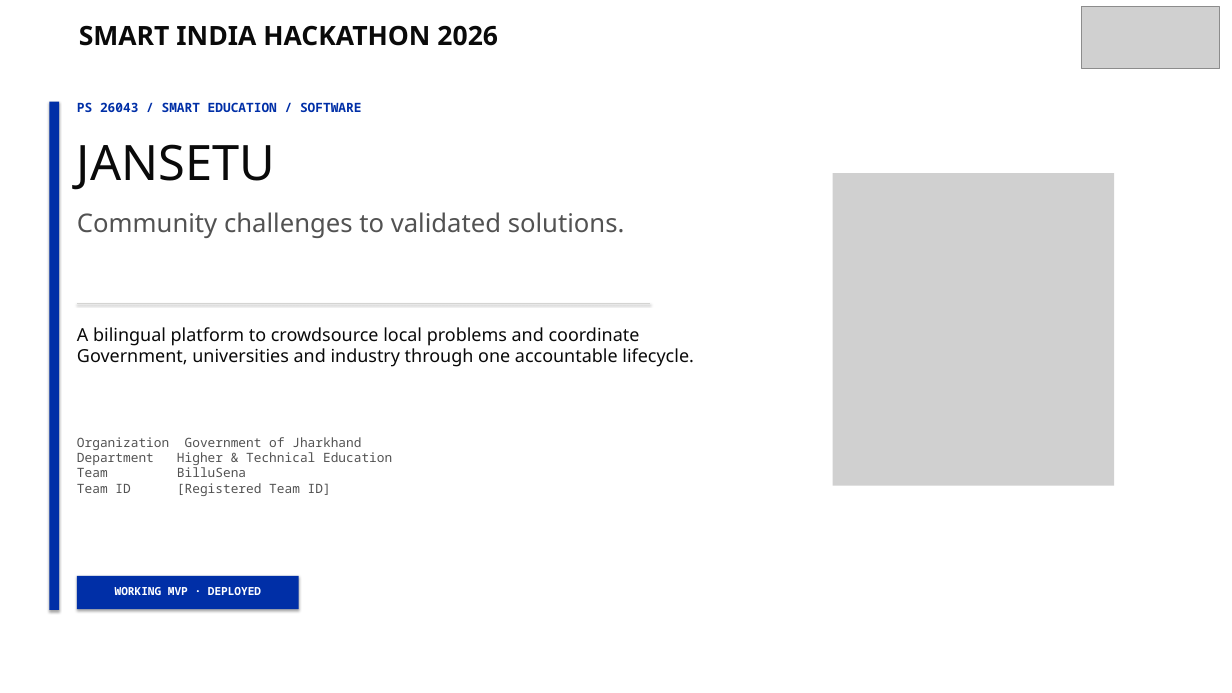
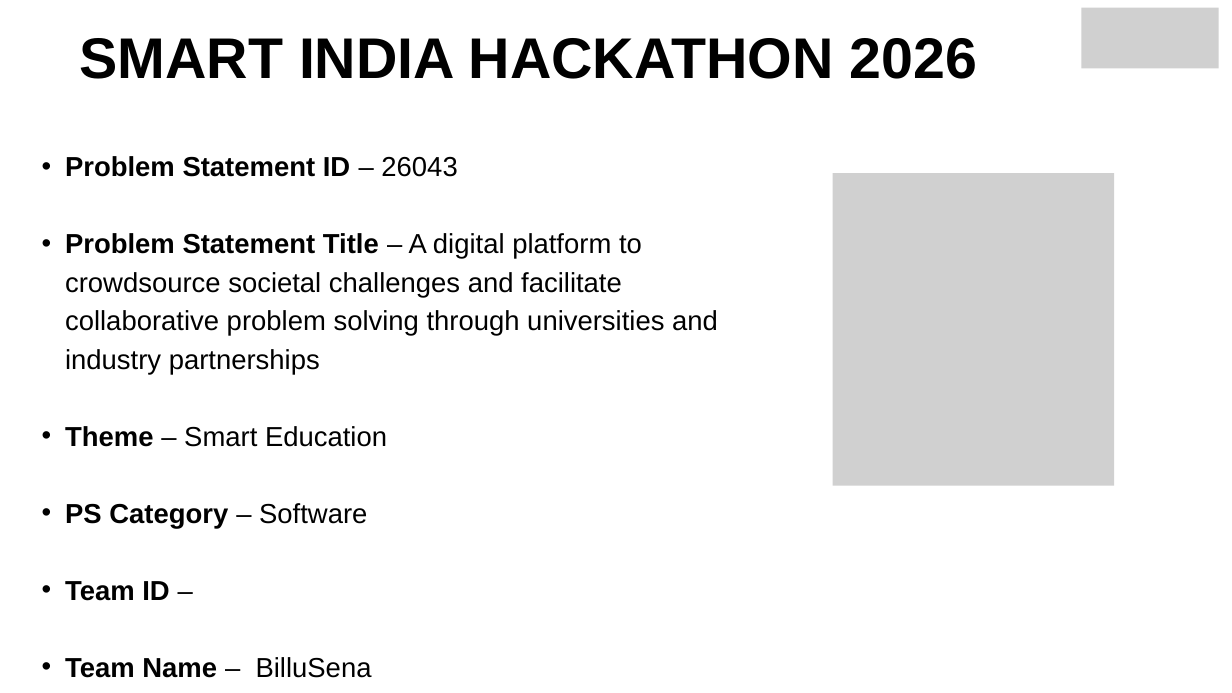
Before and after one commit to kdxgautam/SIH-jansetu, a slide deck: slide 1 of submission/BilluSena_SIH2026_Presentation.pptx. Drawn at 1232x693 pixels with LibreOffice and Linux fonts; fonts in the diff are those of the drawing; grey boxes stand for pictures. Boxes give left, top, right and bottom in pixels: in the first picture for what was removed or moved away, otherwise in the second. Text is boxed around its words. In the diff, an @@ line names an element or a change of style, - is before the commit and + after.

```diff
--- a/submission/BilluSena_SIH2026_Presentation.pptx
+++ b/submission/BilluSena_SIH2026_Presentation.pptx
@@ text "SMART INDIA HACKATHON 2026": place and size @@
-text "SMART INDIA HACKATHON 2026" at box(79, 25, 498, 46)
+text "SMART INDIA HACKATHON 2026" at box(79, 38, 978, 79)
@@ text "SMART INDIA HACKATHON 2026" at box(79, 38, 978, 79): size 31 to 67 pt, font Noto Sans to Arial, text colour #0A0A0A to #000000; alignment left to centre; line spacing 1 to 93.8pt @@
@@ picture at box(1082, 7, 1219, 68): outline redrawn @@
@@ rectangle removed at box(49, 102, 59, 610) @@
@@ text removed at box(77, 102, 362, 112) @@
-PS 26043 / SMART EDUCATION / SOFTWARE
@@ text removed at box(77, 144, 275, 189) @@
-JANSETU
@@ text added at box(65, 156, 718, 678), 32.2 pt, text #000000 @@
+  • Problem Statement ID – 26043
+  • Problem Statement Title – A digital platform to crowdsource societal challenges and facilitate collaborative problem solving through universities and industry partnerships
+  • Theme – Smart Education
+  • PS Category – Software
+  • Team ID –
+  • Team Name – BilluSena
@@ text removed at box(77, 212, 625, 238) @@
-Community challenges to validated solutions.
@@ line removed from (77, 303) to (650, 303) @@
@@ text removed at box(77, 327, 694, 367) @@
-A bilingual platform to crowdsource local problems and coordinate Government, universities and industry through one accountable lifecycle.
@@ text removed at box(77, 437, 392, 496) @@
-Organization Government of Jharkhand
-Department Higher & Technical Education
-Team BilluSena
-Team ID [Registered Team ID]
@@ rectangle removed at box(77, 576, 299, 609) @@
@@ text removed at box(115, 587, 261, 595) @@
-WORKING MVP · DEPLOYED
```
Also in this commit, not shown: 1 other slide changed, 4 slides added, 4 slides removed, 6 other files.
